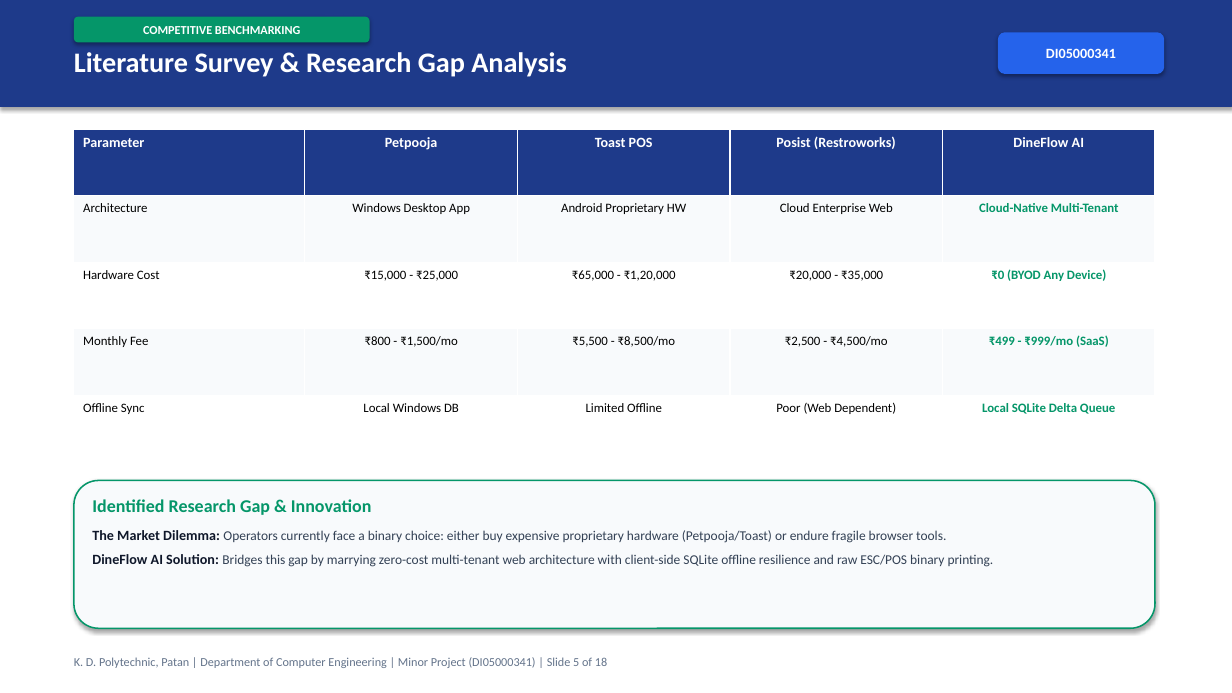
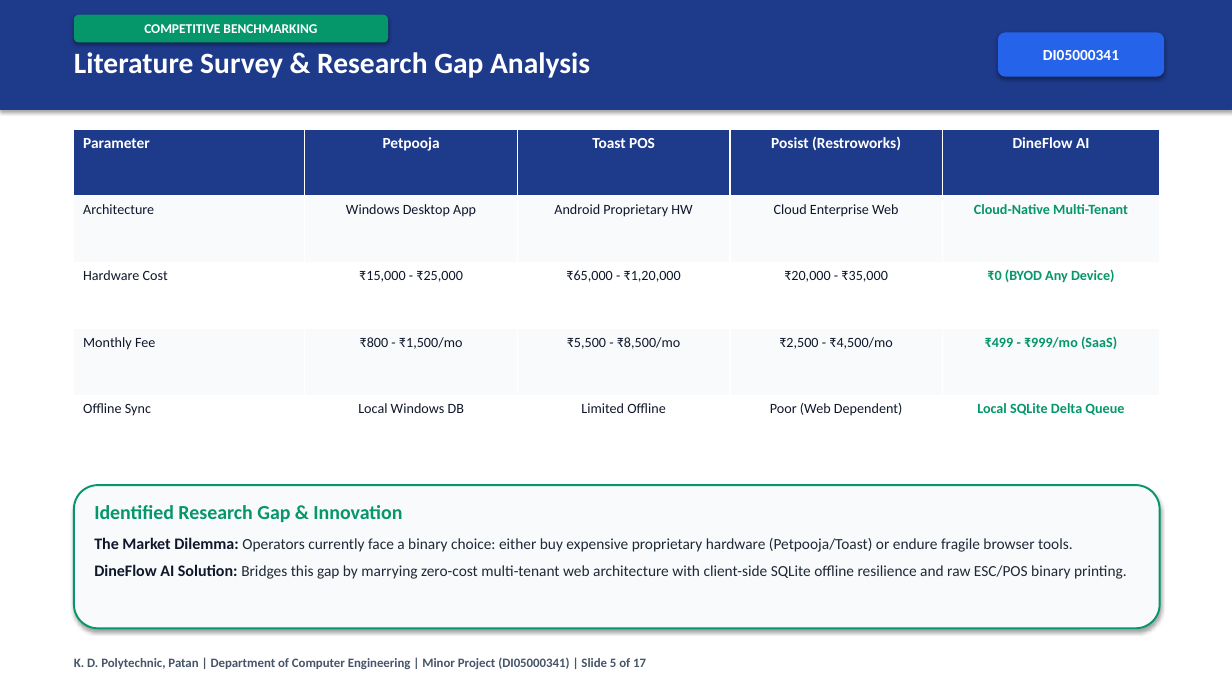
Before and after one commit to Shubh-Patel-07/DineFlow-AI, a slide deck: slide 5 of docs/DineFlow_AI_GTU_Minor_Project_Presentation.pptx. Drawn at 1232x693 pixels with LibreOffice and Linux fonts; fonts in the diff are those of the drawing. Boxes give left, top, right and bottom in pixels: in the first picture for what was removed or moved away, otherwise in the second. Text is boxed around its words. In the diff, an @@ line names an element or a change of style, - is before the commit and + after.

```diff
--- a/docs/DineFlow_AI_GTU_Minor_Project_Presentation.pptx
+++ b/docs/DineFlow_AI_GTU_Minor_Project_Presentation.pptx
@@ rectangle added at bbox=[0, 0, 1232, 693], fill #FFFFFF @@
@@ rounded rectangle "COMPETITIVE BENCHMARKING": place and size @@
-rounded rectangle "COMPETITIVE BENCHMARKING" at bbox=[74, 17, 370, 43]
+rounded rectangle "COMPETITIVE BENCHMARKING" at bbox=[74, 15, 388, 43]
@@ rounded rectangle "COMPETITIVE BENCHMARKING" at bbox=[74, 15, 388, 43]: size 9.5 to 10.5 pt @@
@@ text "Literature Survey & Research Gap ..." at bbox=[74, 52, 590, 78]: size 22 to 23 pt @@
@@ rounded rectangle "DI05000341" at bbox=[998, 32, 1165, 77]: size 11 to 12 pt @@
@@ table at bbox=[74, 129, 1160, 462] @@
@@ size 11 to 12 pt in "Parameter", "Petpooja", "Toast POS", "Posist (Restroworks)" and 1 more places @@
@@ size 10 to 11 pt in "Architecture", "Windows Desktop App", "Android Proprietary HW", "Cloud Enterprise Web" and 16 more places @@
@@ text colour #000000 to #0F172A in "Architecture", "Windows Desktop App", "Android Proprietary HW", "Cloud Enterprise Web" and 12 more places @@
@@ table: place and size @@
-table at bbox=[74, 129, 1155, 462]
+table at bbox=[74, 129, 1160, 462]
@@ rounded rectangle: place and size @@
-rounded rectangle at bbox=[74, 481, 1155, 628]
+rounded rectangle at bbox=[74, 485, 1160, 628]
@@ rounded rectangle at bbox=[74, 485, 1160, 628]: outline #059669 1.2 pt to #059669 1.5 pt @@
@@ text "Identified Research Gap & Innovation" at bbox=[94, 505, 1127, 579]: size 14 to 15.5 pt in "Identified Research Gap & Innovation"; size 11 to 12.5 pt in "The Market Dilemma:", "DineFlow AI Solution:"; size 10.5 to 12 pt, text colour #334155 to #1F2937 in "Operators currently face a binary choice: either ...", "Bridges this gap by marrying zero-cost multi-tenant ..." @@
@@ text at bbox=[74, 658, 646, 669]: text changed; size 9.5 to 10 pt; text colour #64748B to #475569; bold on @@
-K. D. Polytechnic, Patan | Department of Computer Engineering | Minor Project (DI05000341) | Slide 5 of 18
+K. D. Polytechnic, Patan | Department of Computer Engineering | Minor Project (DI05000341) | Slide 5 of 17
```
Also in this commit, not shown: 16 other slides changed, 1 slide removed, 1 other file.
